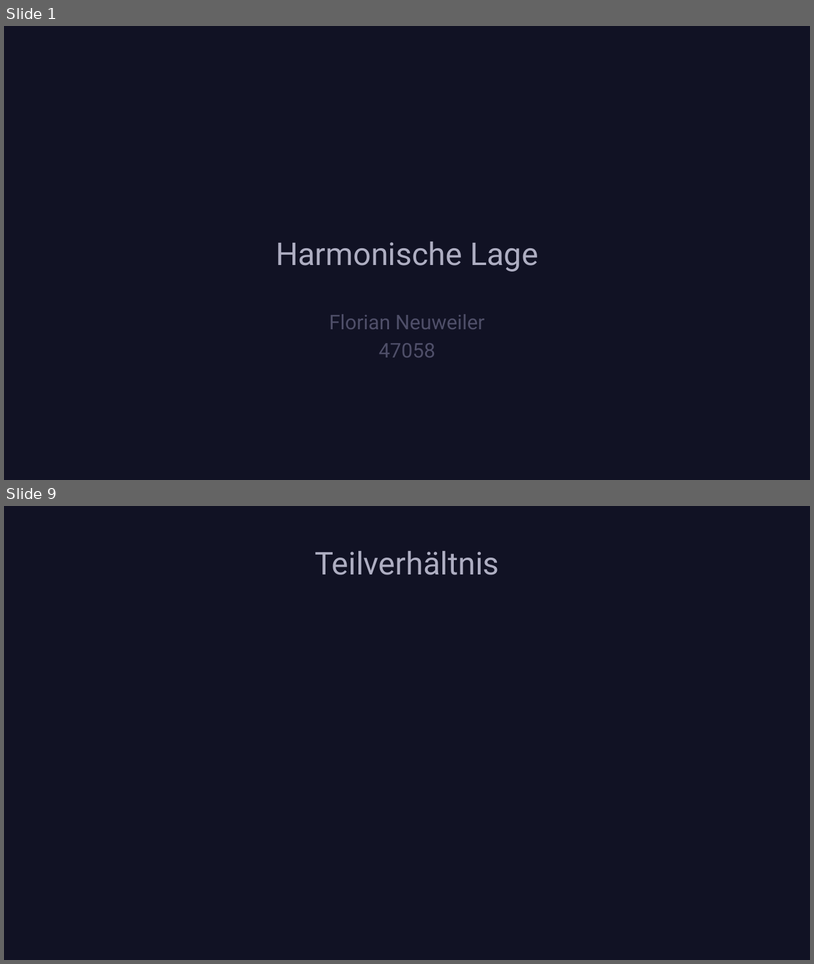
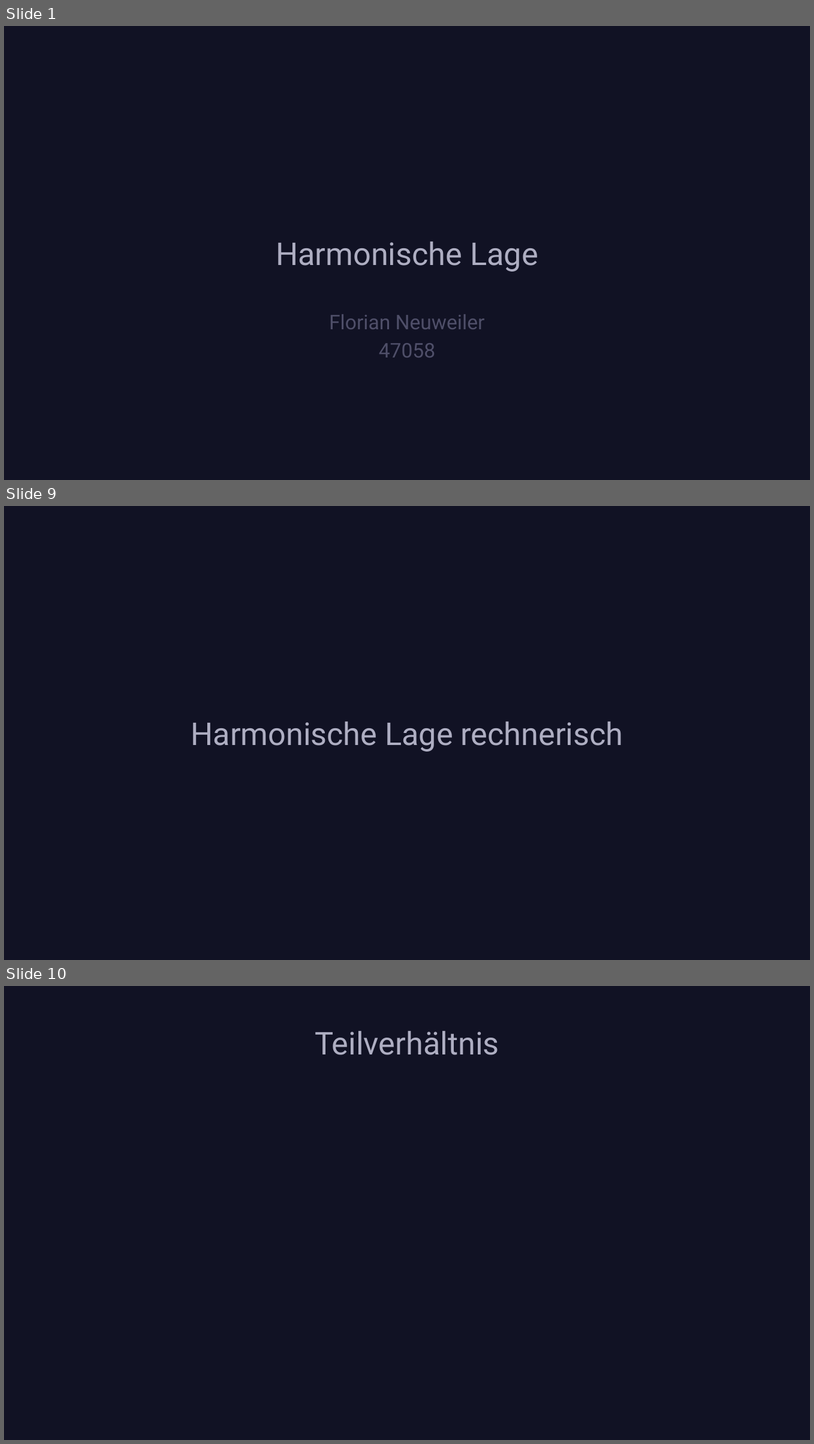
Before and after one commit to nefl1011/Harmonische-Lage, a slide deck: Harmonische Lage.pptx. Shown one above the other, each under a label of ours: slides 1 and 9 before the commit, slides 1, 9 and 10 after it; the slides between them are not shown. The pictures are 814x964 and 814x1444 pixels, drawn with LibreOffice and Linux fonts; fonts in the diff are those of the drawing. Boxes give left, top, right and bottom in pixels: in the first picture for what was removed or moved away, otherwise in the second. Text is boxed around its words. In the diff, an @@ line names an element or a change of style, - is before the commit and + after.

```diff
--- a/Harmonische Lage.pptx
+++ b/Harmonische Lage.pptx
@@ slide 9 added at (4,506,810,960), background #111224 @@
@@ title added at (191,721,624,751), 28 pt, text #AEAEC2 @@
+Harmonische Lage rechnerisch
@@ what was slide 9 is now slide 10 @@
```
Also in this commit, not shown: 6 slides changed, 7 other slides added, 2 slides removed, 1 other file.
